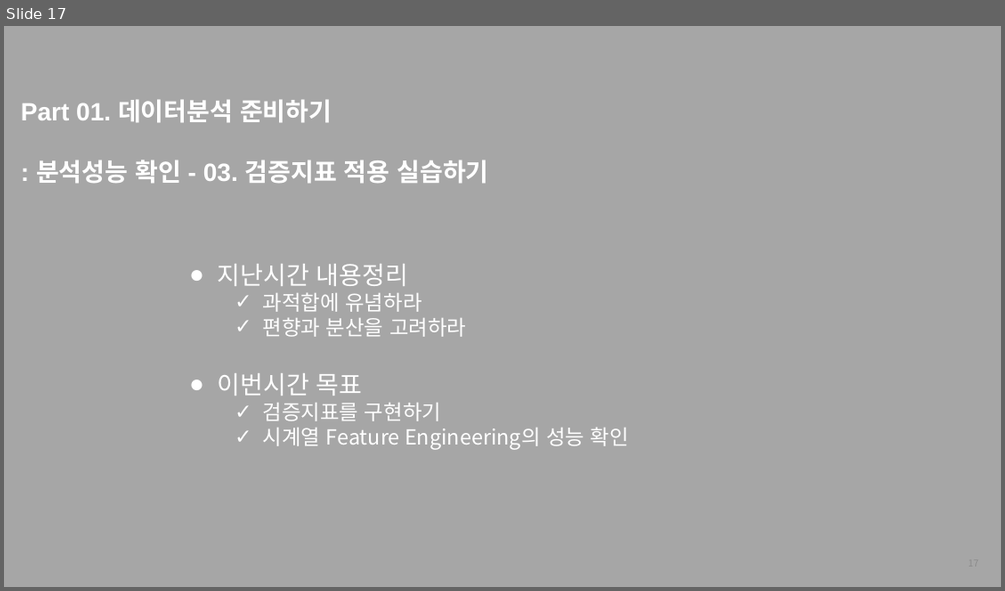
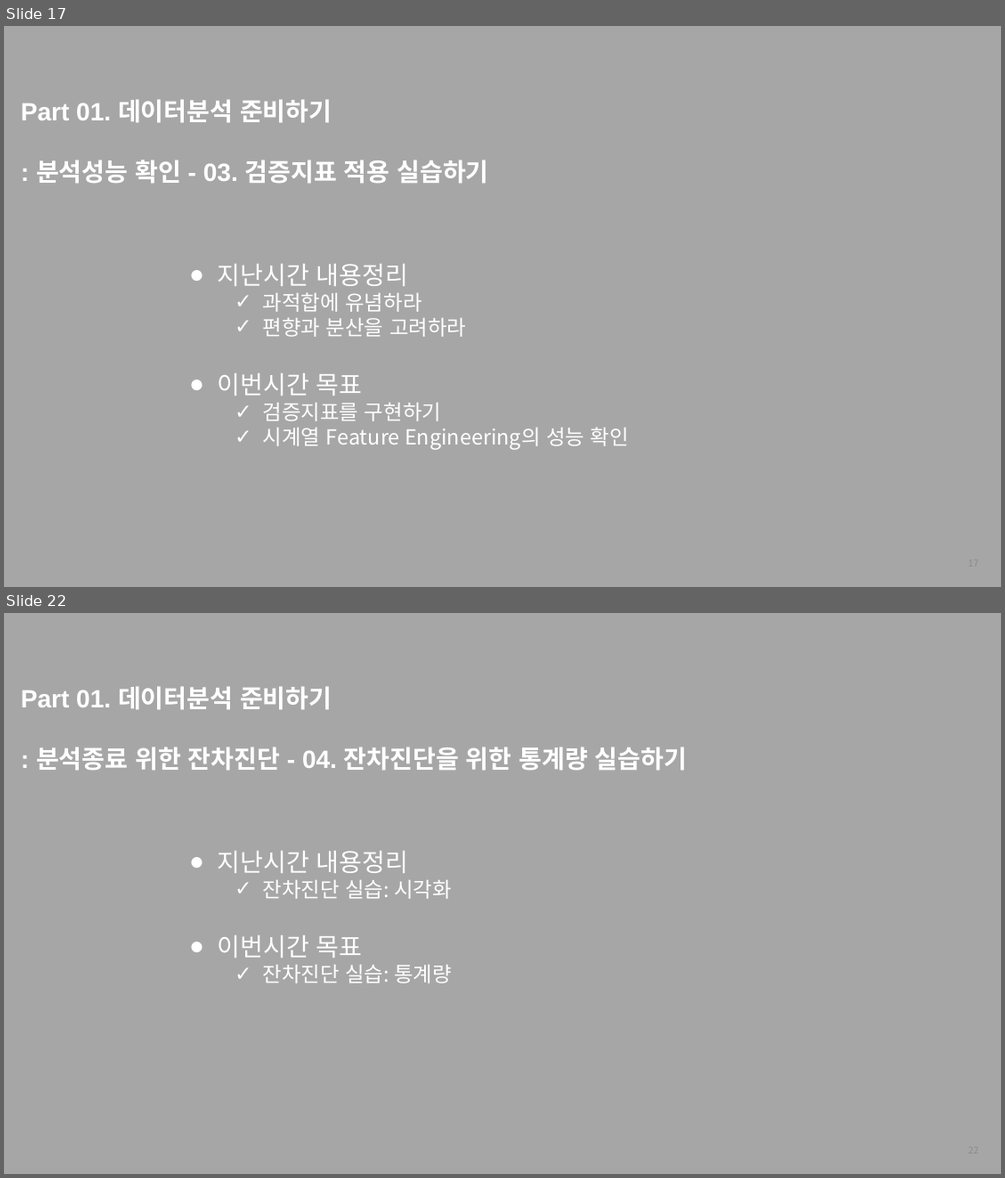
Before and after one commit to thekimk/All-About-Time-Series-Analysis, a slide deck: [FastCampus] 커리큘럼_김경원박사.pptx. Shown one above the other, each under a label of ours: slide 17 before the commit, slides 17 and 22 after it; the slides between them are not shown. The pictures are 1005x591 and 1005x1178 pixels, drawn with LibreOffice and Linux fonts; fonts in the diff are those of the drawing; background and template pictures are left out. Boxes give left, top, right and bottom in pixels: in the first picture for what was removed or moved away, otherwise in the second. Text is boxed around its words. In the diff, an @@ line names an element or a change of style, - is before the commit and + after.

```diff
--- a/[FastCampus] 커리큘럼_김경원박사.pptx
+++ b/[FastCampus] 커리큘럼_김경원박사.pptx
@@ slide 22 added at (4,613,1001,1174), background #A6A6A6 @@
@@ text added at (21,686,687,771), 24 pt, text #FFFFFF, bold @@
+Part 01. 데이터분석 준비하기
+: 분석종료 위한 잔차진단 - 04. 잔차진단을 위한 통계량 실습하기
@@ text added at (218,851,452,983), 20 pt, text #FFFFFF @@
+● 지난시간 내용정리
+  ✓ 잔차진단 실습: 시각화
+● 이번시간 목표
+  ✓ 잔차진단 실습: 통계량
@@ page number added at (755,1135,987,1166), 9 pt, text #8C8C8C @@
+22
```
Also in this commit, not shown: 1 slide changed, 59 other slides added, 52 other files.
